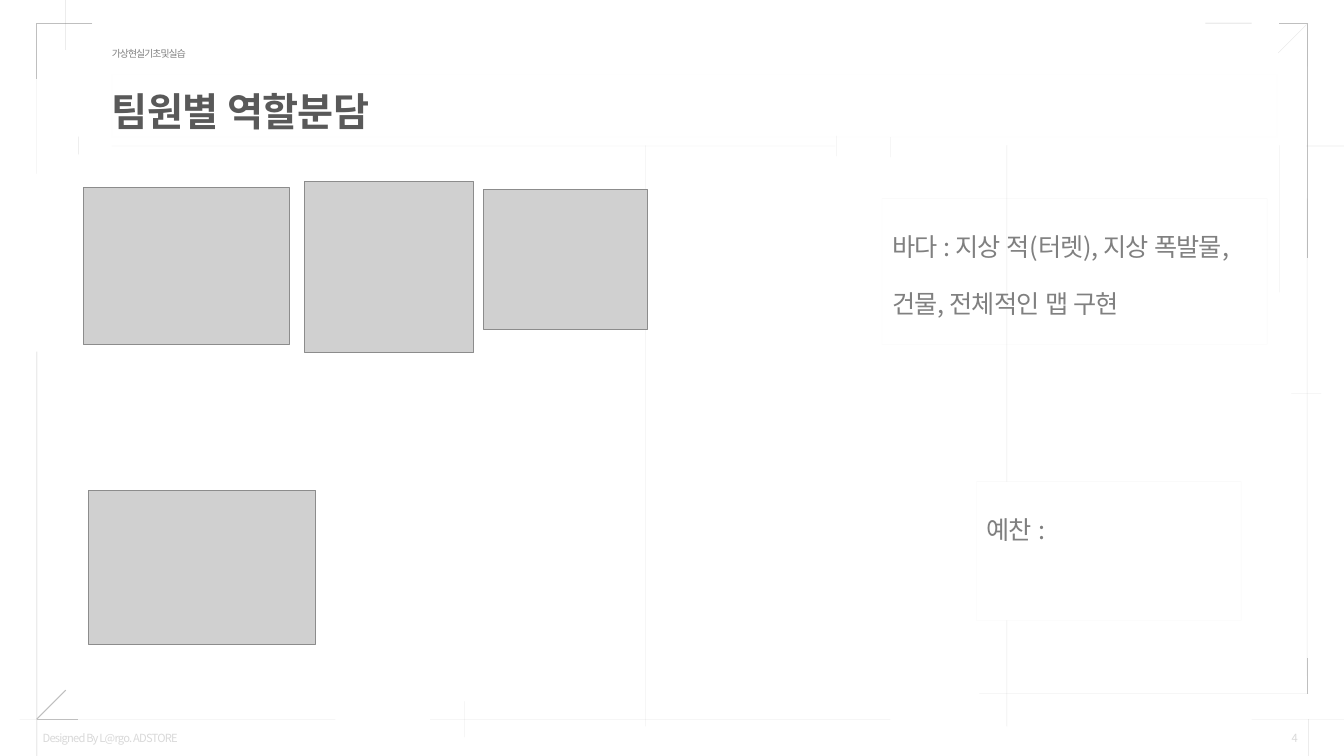
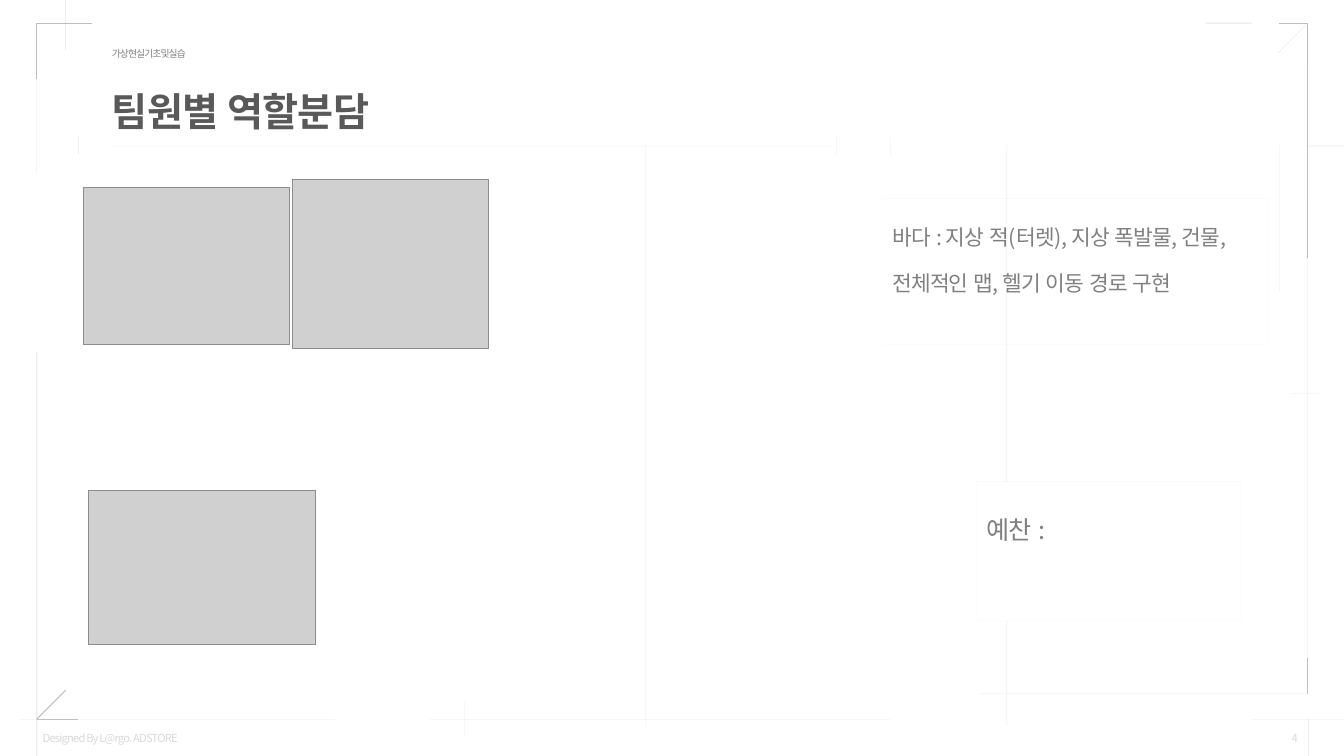
Before and after one commit to Mellow1213/VRProject_2022_1, a slide deck: slide 4 of 텀프로젝트_결과발표_20205220이바다20205262최예찬.pptx. Drawn at 1344x756 pixels with LibreOffice and Linux fonts; fonts in the diff are those of the drawing; grey boxes stand for pictures. Boxes give left, top, right and bottom in pixels: in the first picture for what was removed or moved away, otherwise in the second. Text is boxed around its words. In the diff, an @@ line names an element or a change of style, - is before the commit and + after.

```diff
--- a/텀프로젝트_결과발표_20205220이바다20205262최예찬.pptx
+++ b/텀프로젝트_결과발표_20205220이바다20205262최예찬.pptx
@@ picture: place and size @@
-picture at (484, 190, 647, 330)
+picture at (292, 179, 489, 348)
@@ picture removed at (304, 181, 473, 353) @@
@@ text at (892, 227, 1227, 295): text changed; size 18 to 15.3 pt @@
-바다 : 지상 적(터렛), 지상 폭발물, 건물, 전체적인 맵 구현
+바다 : 지상 적(터렛), 지상 폭발물, 건물, 전체적인 맵, 헬기 이동 경로 구현
```
Also in this commit, not shown: 2 other slides changed.
